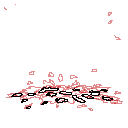
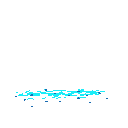
Layered file, before and after one edit (128px x 128px). Changes by layer:
added layer "flesh" above "blood" over [4, 4, 123, 111]
hid "Layer 1" over [4, 4, 64, 109]
